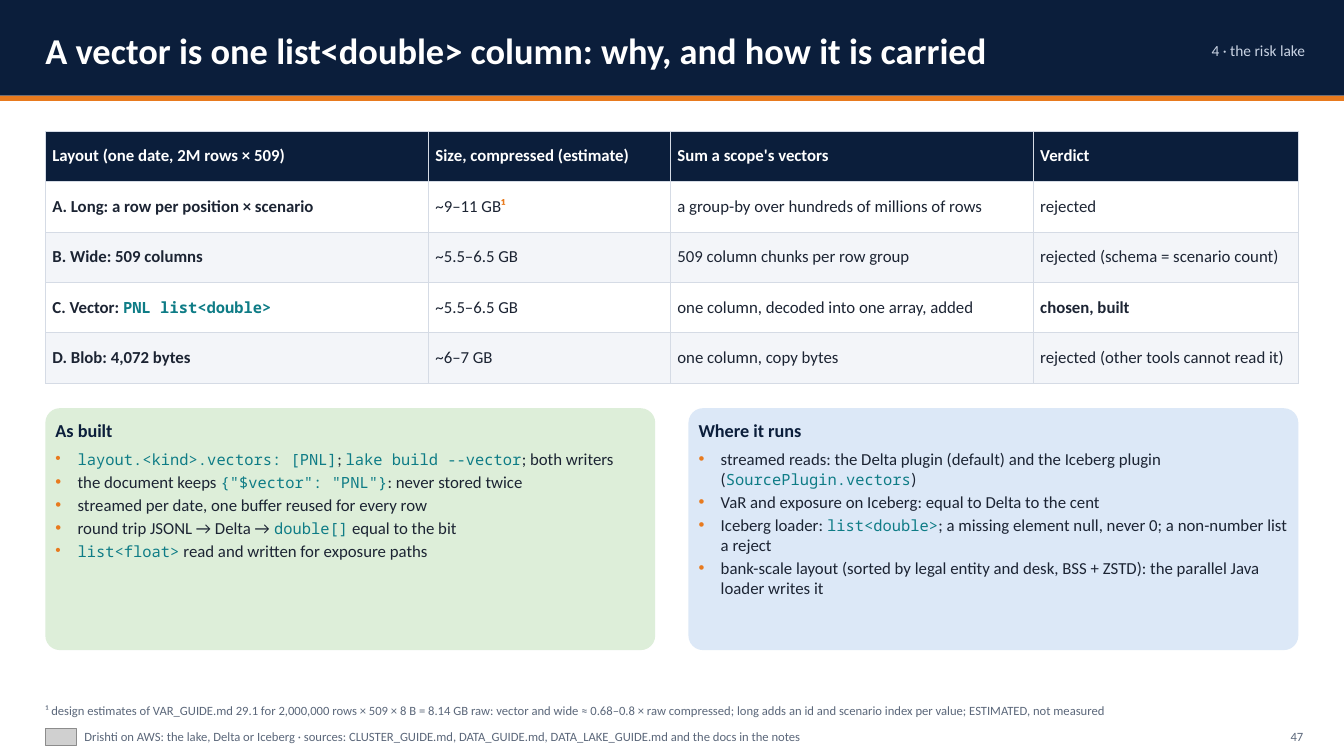
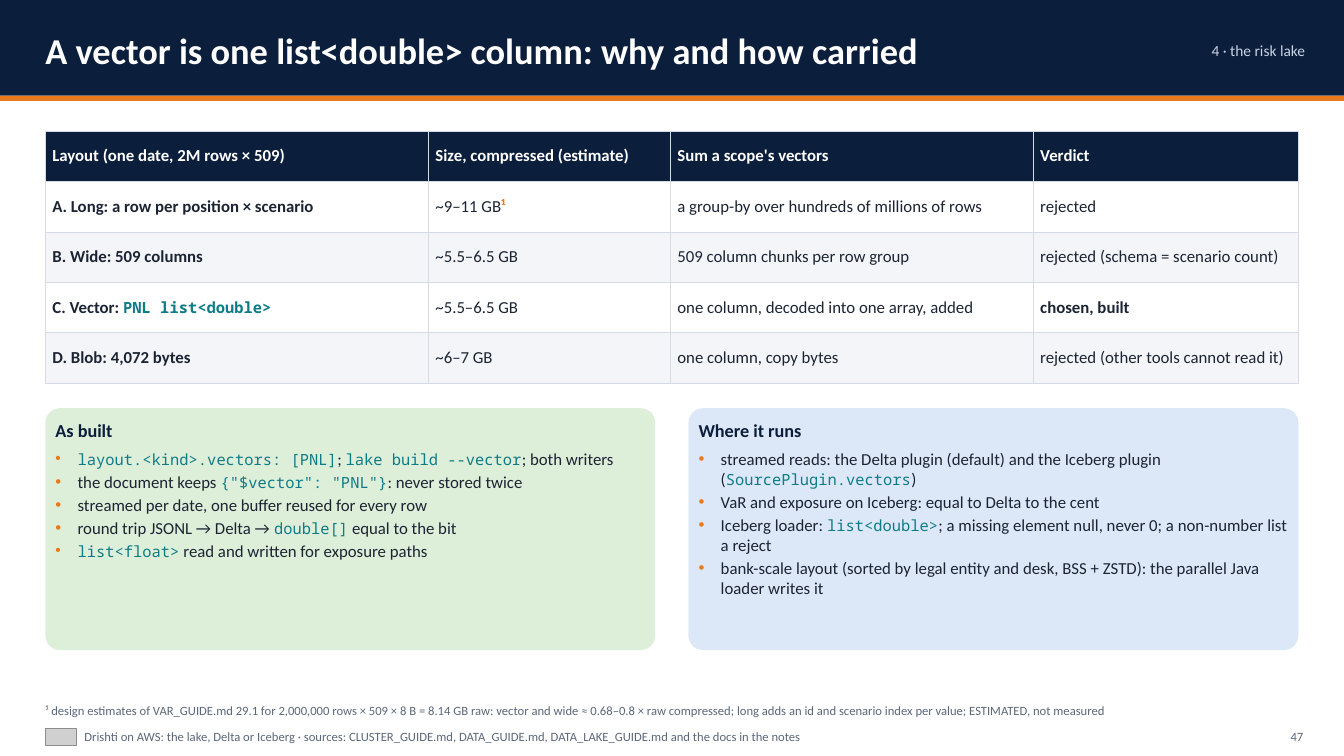
Before and after one commit to ajsinha/drishti, a slide deck: slide 47 of docs/publications/Drishti-on-AWS.pptx. Drawn at 1344x756 pixels with LibreOffice and Linux fonts; fonts in the diff are those of the drawing; grey boxes stand for pictures. Boxes give left, top, right and bottom in pixels: in the first picture for what was removed or moved away, otherwise in the second. Text is boxed around its words. In the diff, an @@ line names an element or a change of style, - is before the commit and + after.

```diff
--- a/docs/publications/Drishti-on-AWS.pptx
+++ b/docs/publications/Drishti-on-AWS.pptx
@@ text at <box>45,38,918,70</box>: text changed @@
-A vector is one list<double> column: why, and how it is carried
+A vector is one list<double> column: why and how carried
```
Also in this commit, not shown: 53 other slides changed, 3 slides added, 5 other files.
